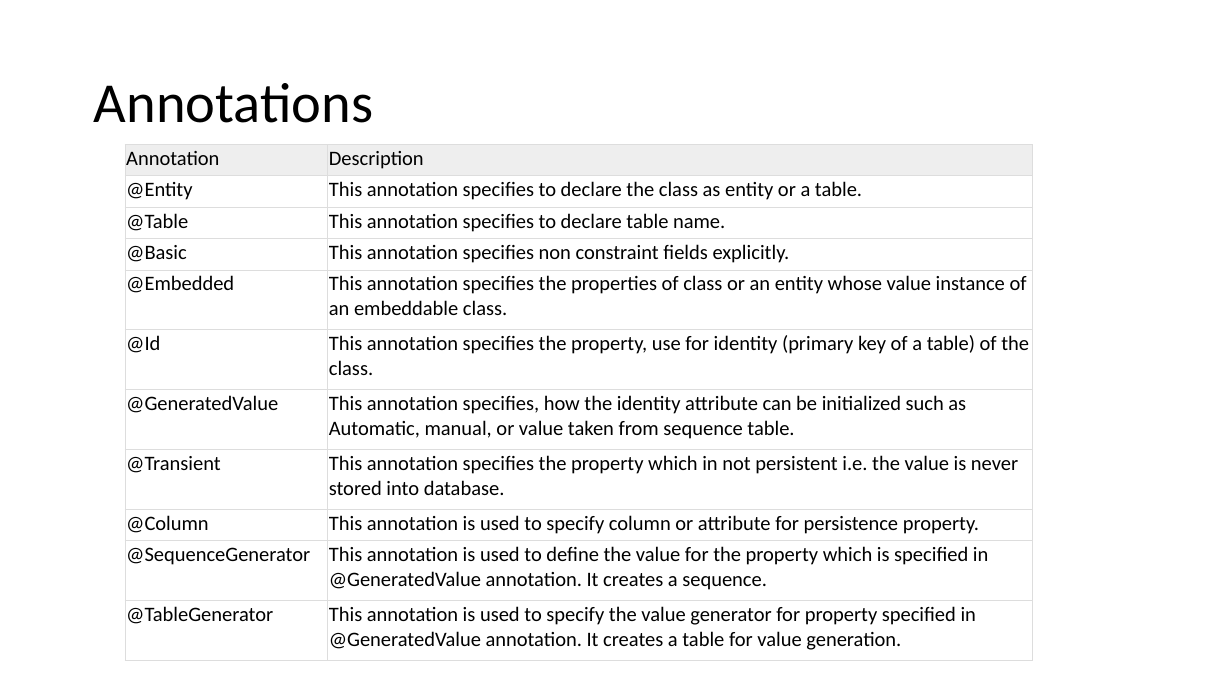
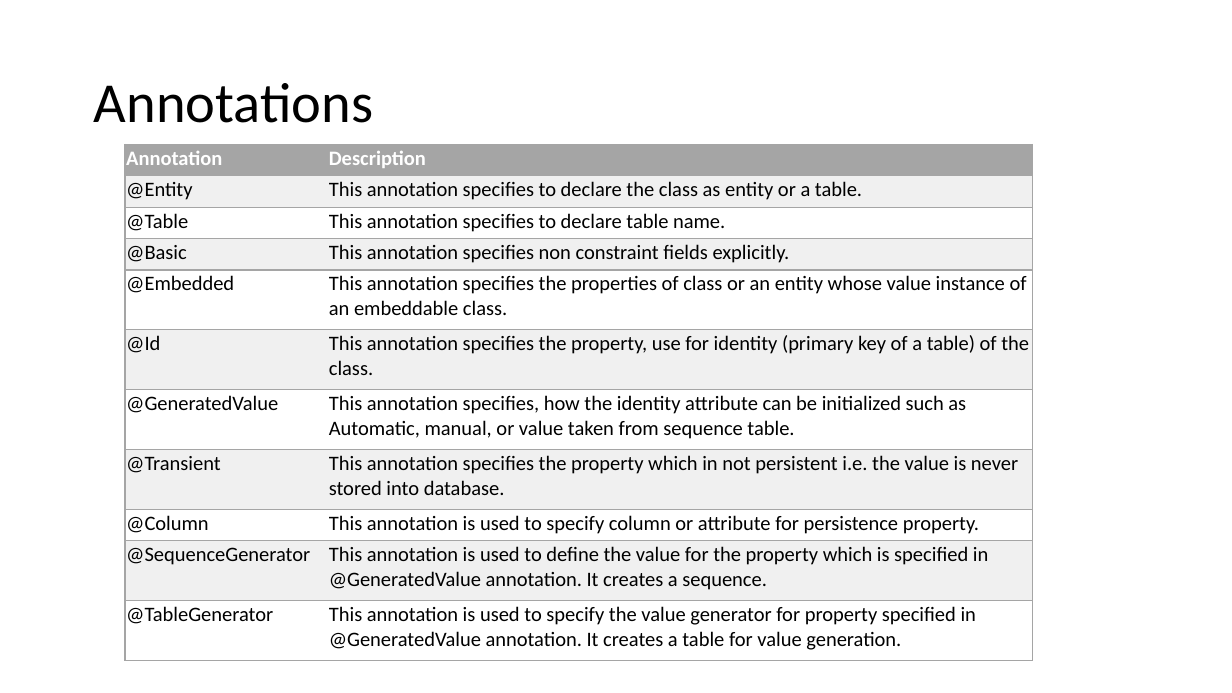
Before and after one commit to lawren43/mytest-repo, a slide deck: slide 19 of test-springmvc/doc/20181018-Spring JPA.pptx. Drawn at 1232x693 pixels with LibreOffice and Linux fonts; fonts in the diff are those of the drawing. Boxes give left, top, right and bottom in pixels: in the first picture for what was removed or moved away, otherwise in the second. Text is boxed around its words. In the diff, an @@ line names an element or a change of style, - is before the commit and + after.

```diff
--- a/test-springmvc/doc/20181018-Spring JPA.pptx
+++ b/test-springmvc/doc/20181018-Spring JPA.pptx
@@ table at (x1=125, y1=144, x2=1031, y2=660) @@
@@ fill #EEEEEE to #A5A5A5 in row 1 @@
@@ fill none to #F0F0F0 in 10 cells @@
@@ fill none to #FFFFFF in 10 cells @@
@@ text colour #000000 to #FFFFFF, bold on in "Annotation", "Description" @@
@@ borders changed @@
```
Also in this commit, not shown: 3 other slides changed, 39 slides added, 13 other files.
